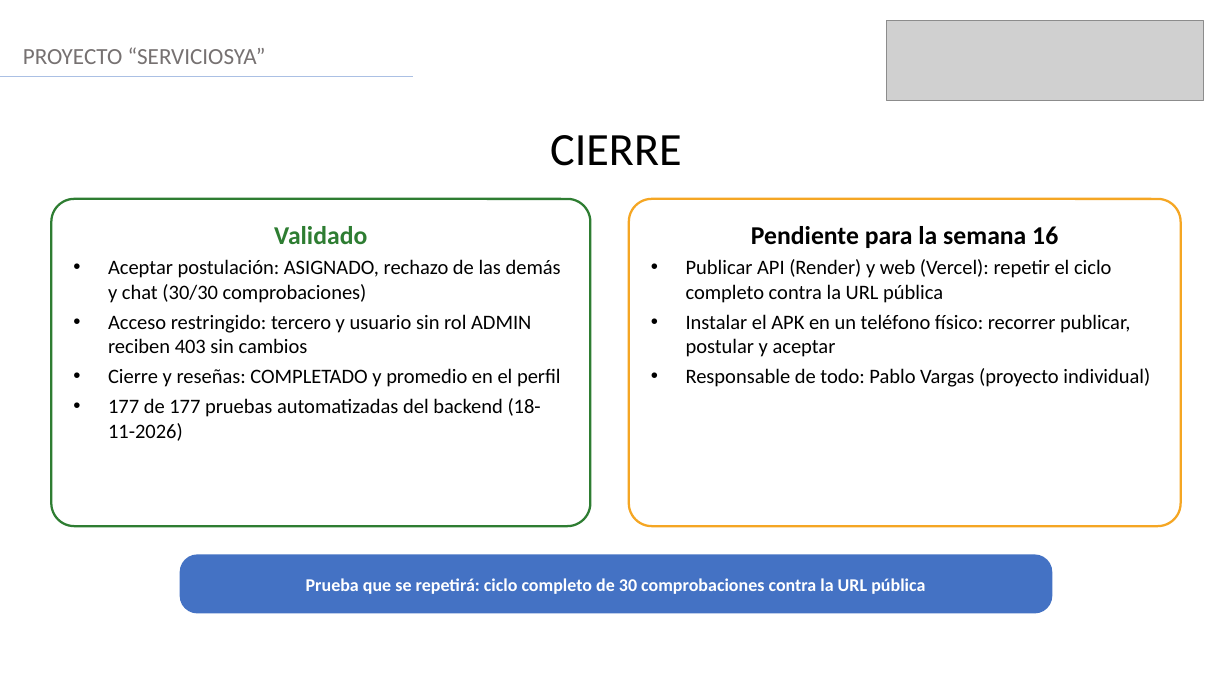
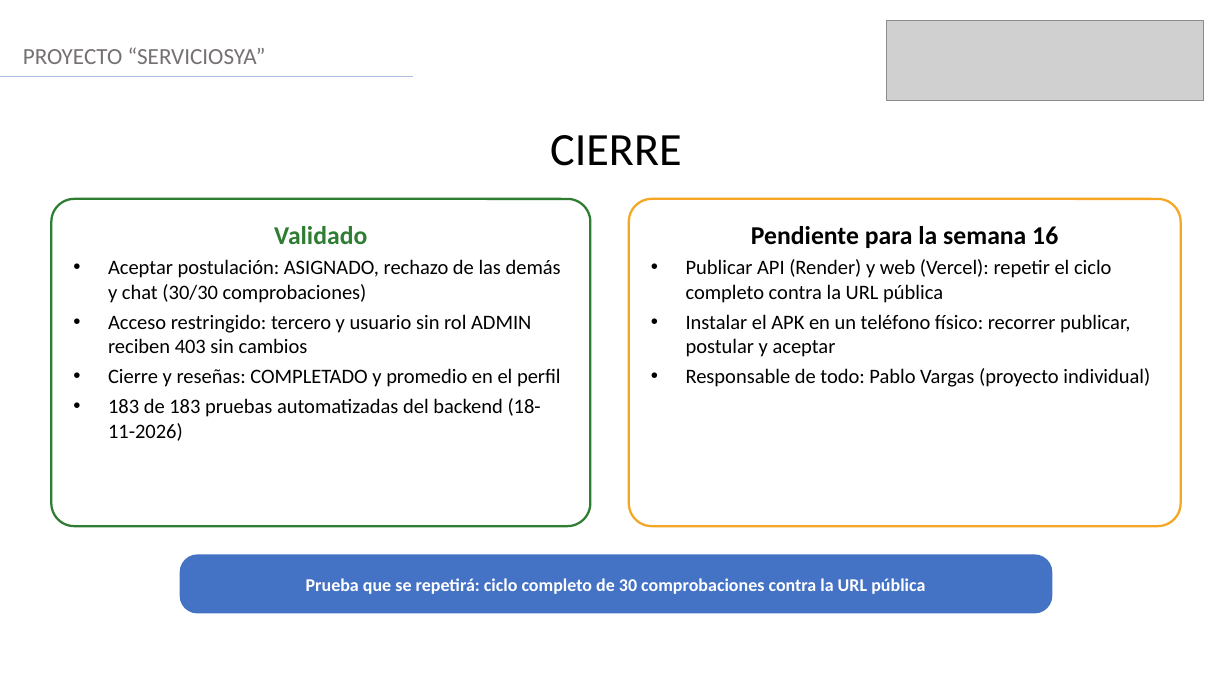
Before and after one commit to PabloVargass/2026_2_MA_CAPSOTONE_IN03_Vargas_P, a slide deck: slide 3 of Fase 3/Evidencias Grupales/Mini_Presentacion_Semana15_ServiciosYa.pptx. Drawn at 1232x693 pixels with LibreOffice and Linux fonts; fonts in the diff are those of the drawing; grey boxes stand for pictures. Boxes give left, top, right and bottom in pixels: in the first picture for what was removed or moved away, otherwise in the second. Text is boxed around its words. In the diff, an @@ line names an element or a change of style, - is before the commit and + after.

```diff
--- a/Fase 3/Evidencias Grupales/Mini_Presentacion_Semana15_ServiciosYa.pptx
+++ b/Fase 3/Evidencias Grupales/Mini_Presentacion_Semana15_ServiciosYa.pptx
@@ text in rounded rectangle at <box>108,398,541,441</box>: text changed @@
-• 177 de 177 pruebas automatizadas del backend (18-11-2026)
+• 183 de 183 pruebas automatizadas del backend (18-11-2026)
```
Also in this commit, not shown: 19 other files.
